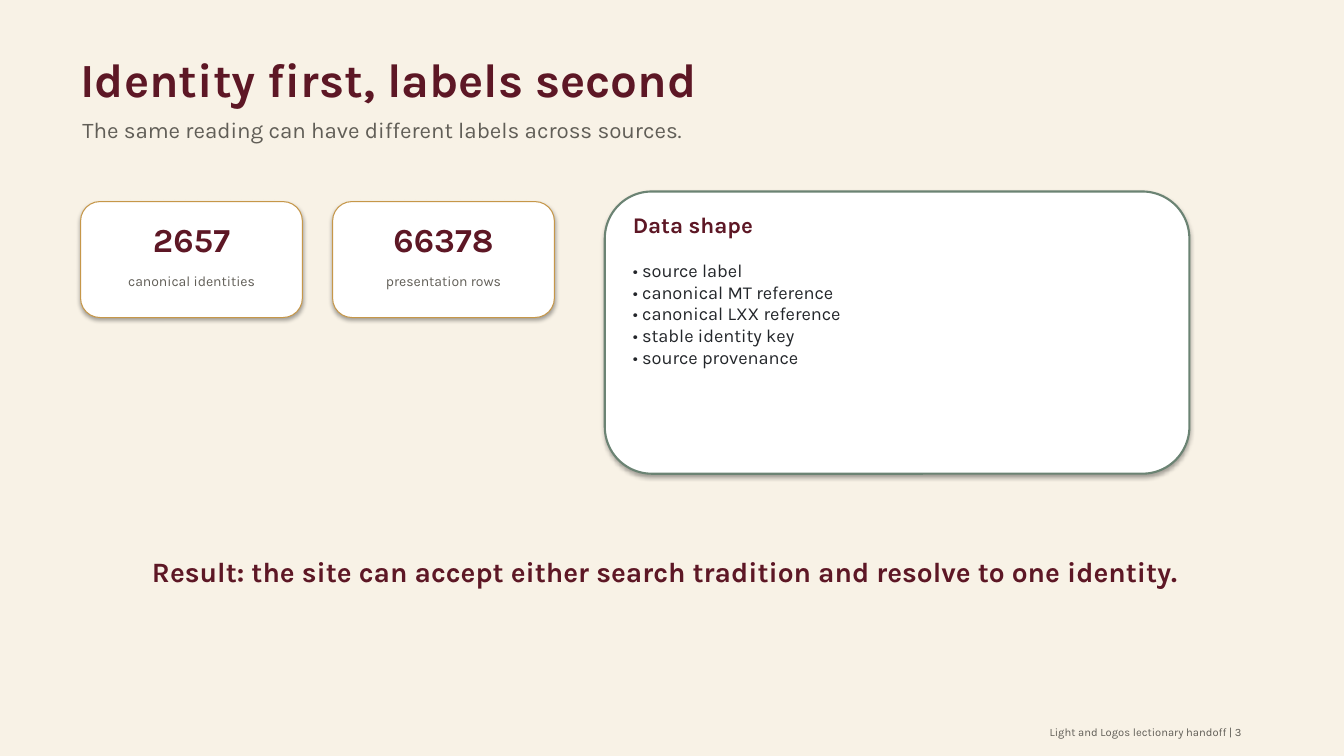
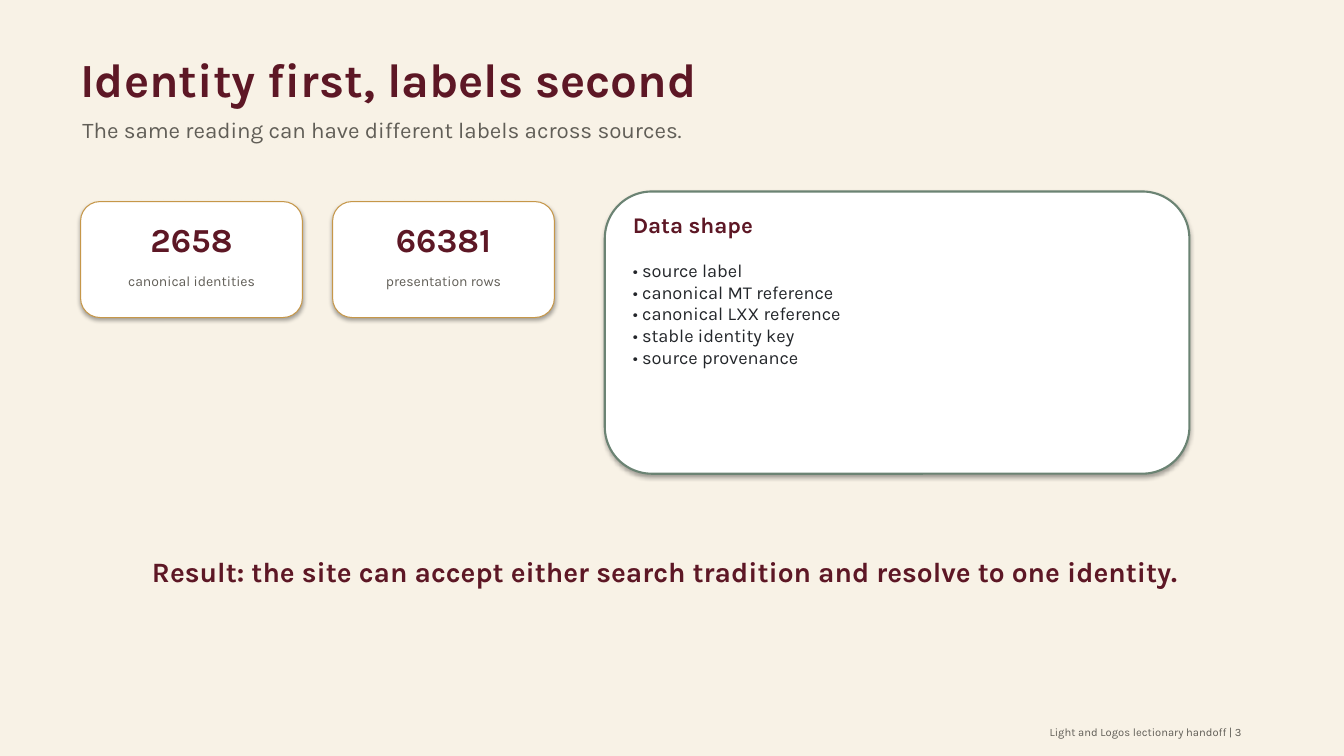
Before and after one commit to george-andraws/coptic-orthodox-lectionary-tools, a slide deck: slide 3 of presentation/lectionary_design_layer_deck.pptx. Drawn at 1344x756 pixels with LibreOffice and Linux fonts; fonts in the diff are those of the drawing. Boxes give left, top, right and bottom in pixels: in the first picture for what was removed or moved away, otherwise in the second. Text is boxed around its words. In the diff, an @@ line names an element or a change of style, - is before the commit and + after.

```diff
--- a/presentation/lectionary_design_layer_deck.pptx
+++ b/presentation/lectionary_design_layer_deck.pptx
@@ text at bbox=[150, 229, 232, 253]: text changed @@
-2657
+2658
@@ text at bbox=[396, 229, 491, 253]: text changed @@
-66378
+66381
```
Also in this commit, not shown: 3 other slides changed, 16 other files.
